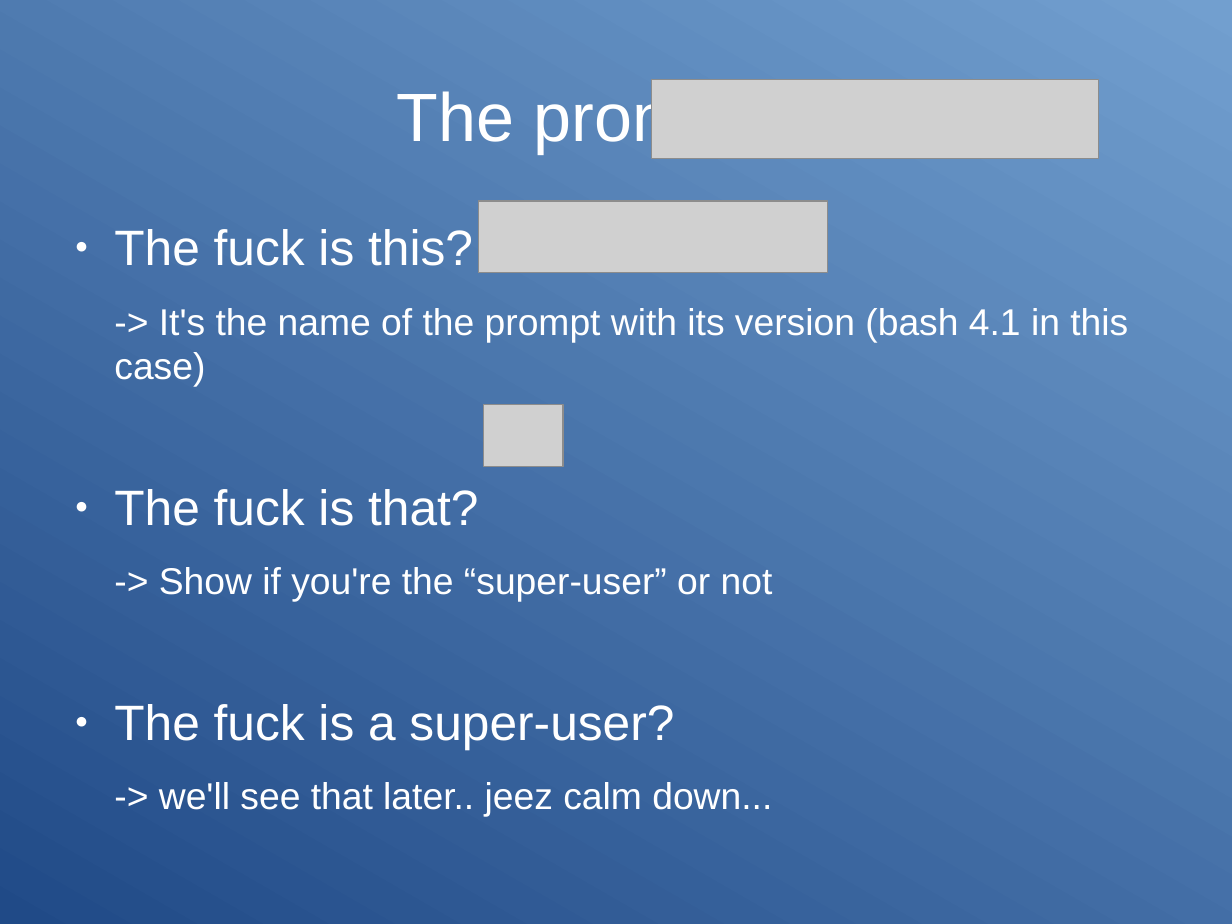
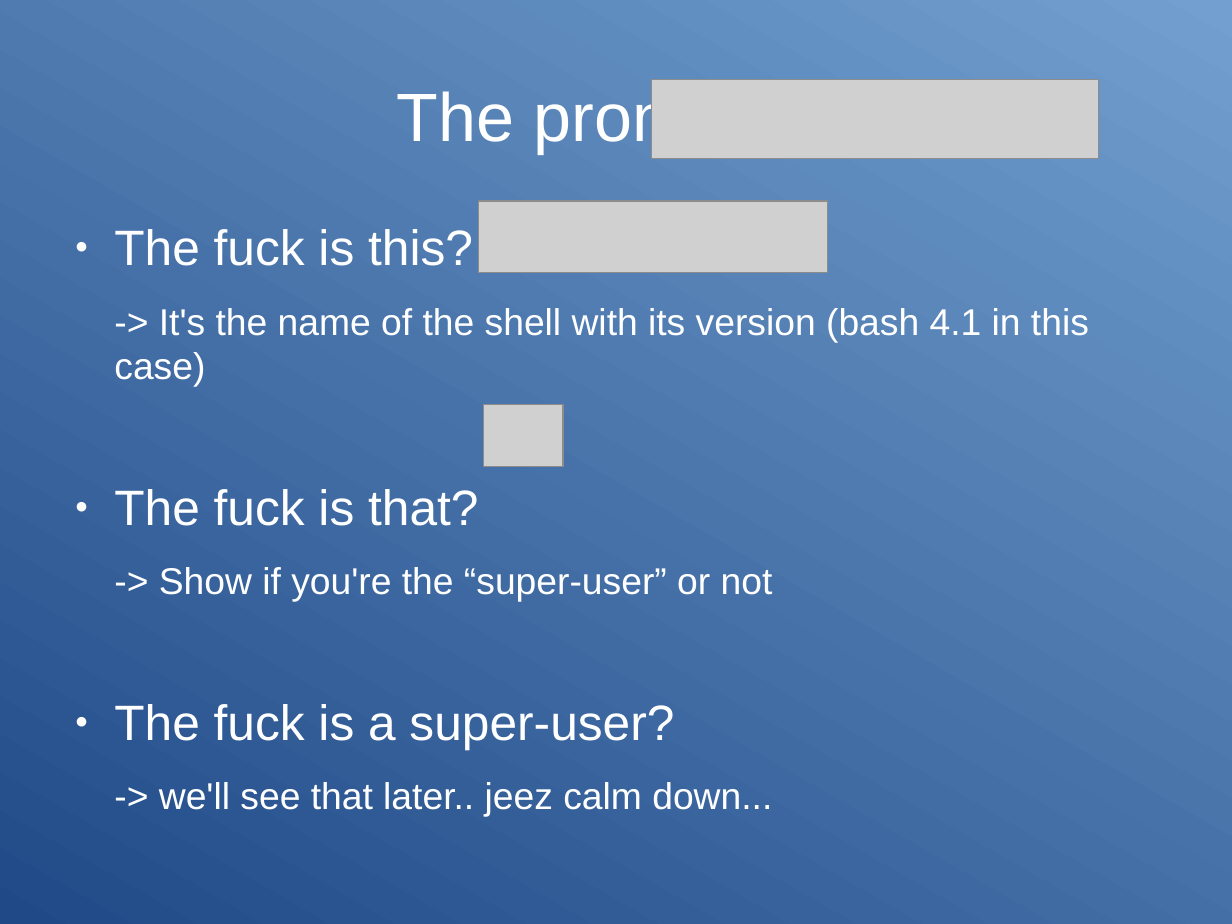
Before and after one commit to Clibre/An-introduction-to-bash, a slide deck: slide 7 of presentation.odp. Drawn at 1232x924 pixels with LibreOffice and Linux fonts; fonts in the diff are those of the drawing; grey boxes stand for pictures. Boxes give left, top, right and bottom in pixels: in the first picture for what was removed or moved away, otherwise in the second. Text is boxed around its words. In the diff, an @@ line names an element or a change of style, - is before the commit and + after.

```diff
--- a/presentation.odp
+++ b/presentation.odp
@@ text at (114, 308, 1089, 387): text changed @@
--> It's the name of the prompt with its version (bash 4.1 in this case)
+-> It's the name of the shell with its version (bash 4.1 in this case)
```
Also in this commit, not shown: 2 other slides changed, 1 other file.
